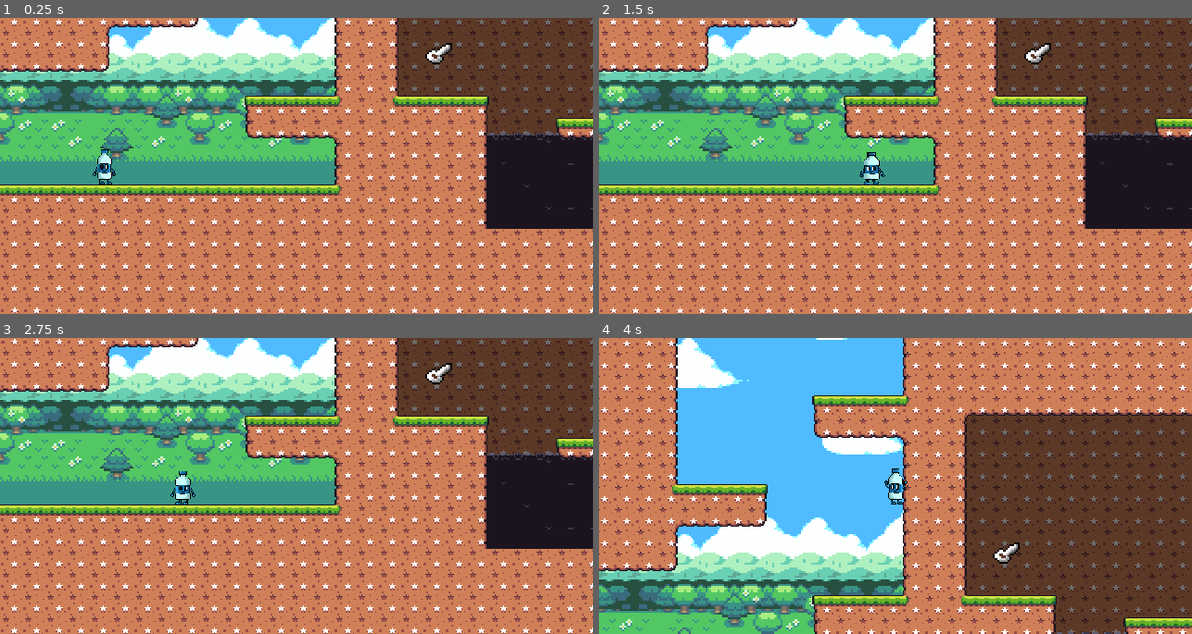
Above: before the commit, frames 1-4 (two rows, left to right).
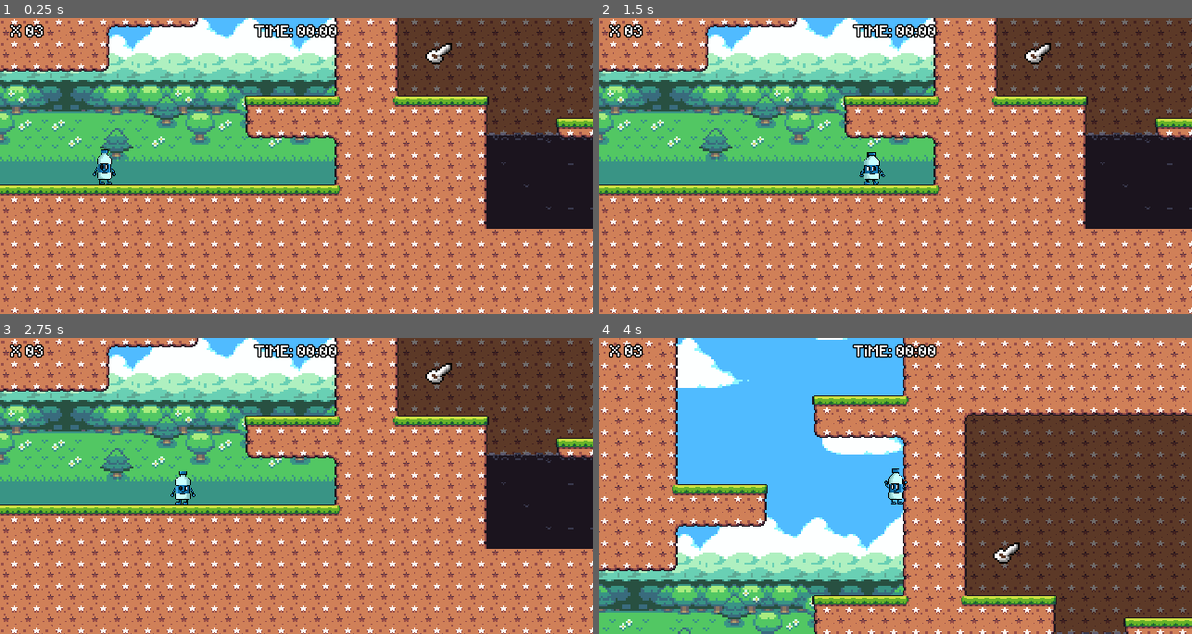
Above: after the commit, the same moments.

Repository: ToySteel/Biribinha
Game: Godot game, scene res://word_00.tscn
The game is run twice, just before and just after one commit, with the same random seed, the same clock (stepped at 60 frames per second) and the same inputs.
Inputs:
- Up to frame 1 (0.25 s): no input
- Up to frame 2 (1.5 s): tap Enter (ui_accept) at 0.5, 0.77 s; hold Right (ui_right) from 0.53 s (still down)
- Up to frame 3 (2.75 s): tap Enter (ui_accept) at 1.52 s; release Right (ui_right) at 2.03 s; hold Left (ui_left) from 2.03 s (still down)
- Up to frame 4 (4 s): release Left (ui_left) at 2.78 s; hold Right (ui_right) from 2.78 s (still down); tap Enter (ui_accept) at 3.02, 3.77 s

The runs differ from the first frame. In frame 1, 0.7% of the frame differs, in the area x 1-58%, y 1-7%; in frame 2, 0.7%; in frame 3, 0.7%; in frame 4, 0.8%.

Commit message:
11/09-04

Diff:
--- a/enemy.tscn
+++ b/enemy.tscn
@@ -172,7 +172,7 @@
 
 [node name="wall_detector" type="RayCast2D" parent="."]
 target_position = Vector2(-12, 0)
-collision_mask = 3
+collision_mask = 2
 
 [node name="hitbox" parent="." instance=ExtResource("3_dhyuf")]
 
--- /dev/null
+++ b/globals.gd
@@ -0,0 +1 @@
+extends Node
--- a/project.godot
+++ b/project.godot
@@ -17,7 +17,7 @@
 
 [autoload]
 
-DialogManager="*res://scripts/singletons/dialog_manager.gd"
+Globals="*res://globals.gd"
 
 [display]
 
--- a/word_00.tscn
+++ b/word_00.tscn
@@ -25,6 +25,7 @@
 [ext_resource type="Script" path="res://color__rect.gd" id="20_beqen"]
 [ext_resource type="PackedScene" uid="uid://cr5byayclcbtf" path="res://enemy.tscn" id="21_j1b3x"]
 [ext_resource type="Script" path="res://spikes.gd" id="25_yio8q"]
+[ext_resource type="FontFile" uid="uid://bqwtw7rvccsrw" path="res://sprites/RevMiniPixel.ttf" id="26_14tr3"]
 
 [sub_resource type="TileSetAtlasSource" id="TileSetAtlasSource_i1d8t"]
 texture = ExtResource("1_2w2me")
@@ -298,7 +299,8 @@
 4:8/0 = 0
 
 [sub_resource type="TileSet" id="TileSet_apssx"]
-physics_layer_0/collision_layer = 1
+physics_layer_0/collision_layer = 2
+physics_layer_0/collision_mask = 5
 sources/0 = SubResource("TileSetAtlasSource_i1d8t")
 sources/1 = SubResource("TileSetAtlasSource_jh2ln")
 sources/2 = SubResource("TileSetAtlasSource_y7e4q")
@@ -324,7 +326,10 @@
 shader_parameter/line_color_b = Color(0, 0, 0, 1)
 
 [sub_resource type="RectangleShape2D" id="RectangleShape2D_j3d2f"]
-size = Vector2(376, 8)
+size = Vector2(619, 6.75)
+
+[sub_resource type="RectangleShape2D" id="RectangleShape2D_tc1nd"]
+size = Vector2(372, 20)
 
 [node name="word-01" type="Node2D"]
 script = ExtResource("1_fqm5r")
@@ -342,8 +347,7 @@
 
 [node name="player" parent="." instance=ExtResource("7_0ir80")]
 position = Vector2(76, 443)
-collision_layer = 33
-player_life = 3
+player_life = 999
 
 [node name="CocaRefri" parent="." instance=ExtResource("13_vm6us")]
 position = Vector2(1659, 443)
@@ -512,19 +516,91 @@
 
 [node name="Area2D" type="Area2D" parent="."]
 position = Vector2(357, 437)
+collision_layer = 4
 script = ExtResource("25_yio8q")
 
 [node name="CollisionShape2D" type="CollisionShape2D" parent="Area2D"]
-position = Vector2(291.5, 7)
+position = Vector2(302.5, 6.625)
 shape = SubResource("RectangleShape2D_j3d2f")
 
 [node name="Area2D2" type="Area2D" parent="."]
-position = Vector2(1794, 288)
+position = Vector2(1966, 279)
+collision_layer = 2
+collision_mask = 3
 script = ExtResource("25_yio8q")
 
 [node name="CollisionShape2D" type="CollisionShape2D" parent="Area2D2"]
-position = Vector2(185, 8)
-shape = SubResource("RectangleShape2D_j3d2f")
+position = Vector2(11, 24)
+shape = SubResource("RectangleShape2D_tc1nd")
+
+[node name="HUD" type="CanvasLayer" parent="."]
+
+[node name="control" type="Control" parent="HUD"]
+layout_mode = 3
+anchors_preset = 15
+anchor_right = 1.0
+anchor_bottom = 1.0
+grow_horizontal = 2
+grow_vertical = 2
+
+[node name="container" type="MarginContainer" parent="HUD/control"]
+layout_mode = 1
+anchors_preset = 15
+anchor_right = 1.0
+anchor_bottom = 1.0
+grow_horizontal = 2
+grow_vertical = 2
+theme_override_constants/margin_left = 8
+theme_override_constants/margin_top = 8
+theme_override_constants/margin_right = 8
+theme_override_constants/margin_bottom = 8
+
+[node name="timer_container" type="HBoxContainer" parent="HUD/control/container"]
+layout_mode = 2
+size_flags_horizontal = 4
+size_flags_vertical = 0
+
+[node name="timer_label" type="Label" parent="HUD/control/container/timer_container"]
+layout_mode = 2
+theme_override_colors/font_outline_color = Color(0, 0, 0, 1)
+theme_override_constants/outline_size = 5
+theme_override_constants/shadow_outline_size = 0
+theme_override_fonts/font = ExtResource("26_14tr3")
+text = "TIME:"
+vertical_alignment = 1
+
+[node name="timer_counter" type="Label" parent="HUD/control/container/timer_container"]
+layout_mode = 2
+theme_override_colors/font_outline_color = Color(0, 0, 0, 1)
+theme_override_constants/outline_size = 5
+theme_override_fonts/font = ExtResource("26_14tr3")
+text = "00:00"
+vertical_alignment = 1
+
+[node name="life_container" type="HBoxContainer" parent="HUD/control/container"]
+layout_mode = 2
+size_flags_horizontal = 0
+size_flags_vertical = 0
+
+[node name="life_icon" type="TextureRect" parent="HUD/control/container/life_container"]
+layout_mode = 2
+
+[node name="life separator" type="Label" parent="HUD/control/container/life_container"]
+layout_mode = 2
+theme_override_colors/font_outline_color = Color(0, 0, 0, 1)
+theme_override_constants/outline_size = 5
+theme_override_fonts/font = ExtResource("26_14tr3")
+text = "X"
+vertical_alignment = 1
+
+[node name="life counter" type="Label" parent="HUD/control/container/life_container"]
+layout_mode = 2
+theme_override_colors/font_outline_color = Color(0, 0, 0, 1)
+theme_override_constants/outline_size = 5
+theme_override_fonts/font = ExtResource("26_14tr3")
+text = "03
+"
+vertical_alignment = 1
 
 [connection signal="Bug_fixer" from="player" to="sprites refri/SpriteRefri" method="_on_player_bug_fixer"]
 [connection signal="Coca_refri" from="CocaRefri" to="player" method="_on_coca_refri_coca_refri"]
Not shown: 1 places in word_00.tscn that only renumber resources
